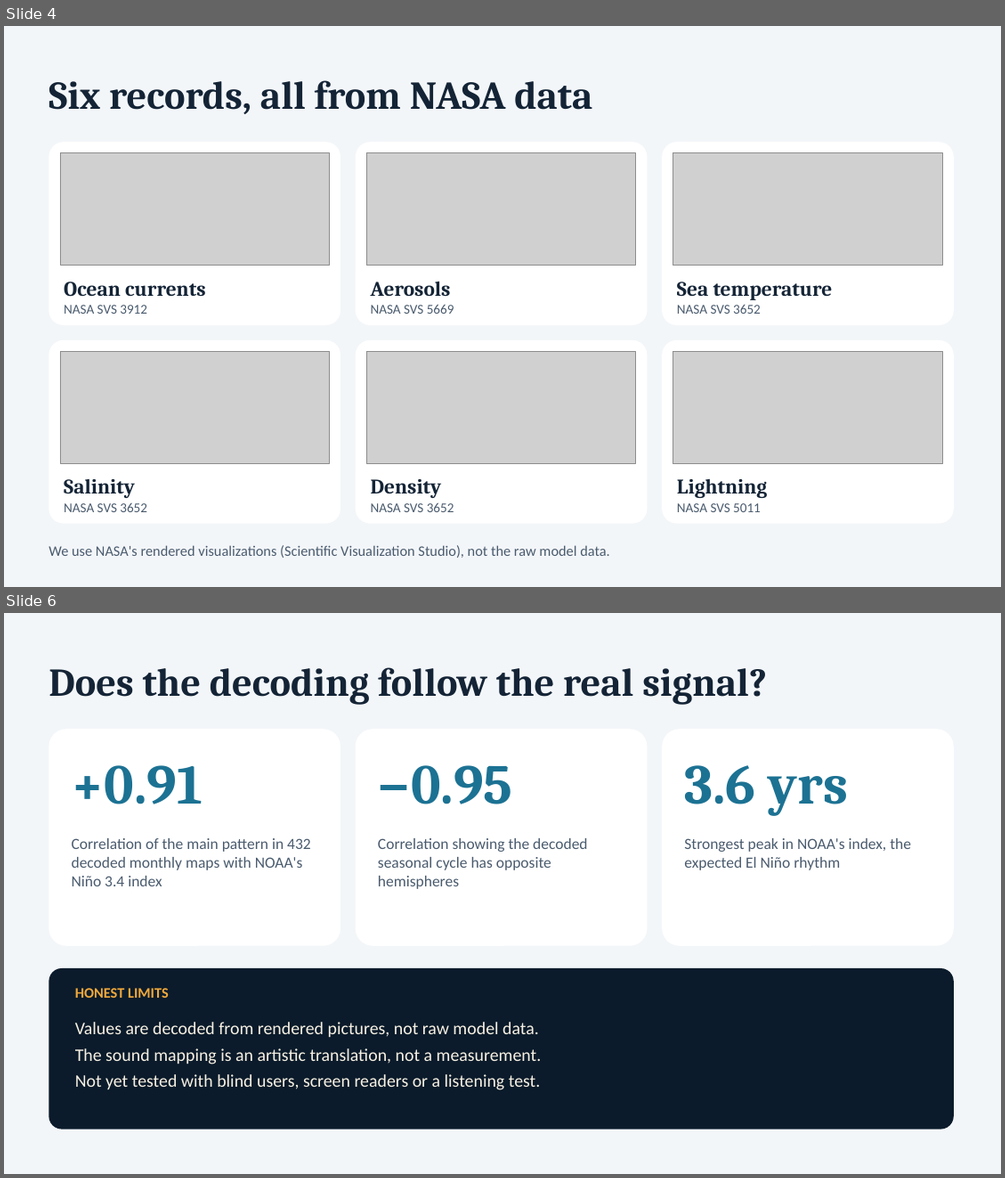
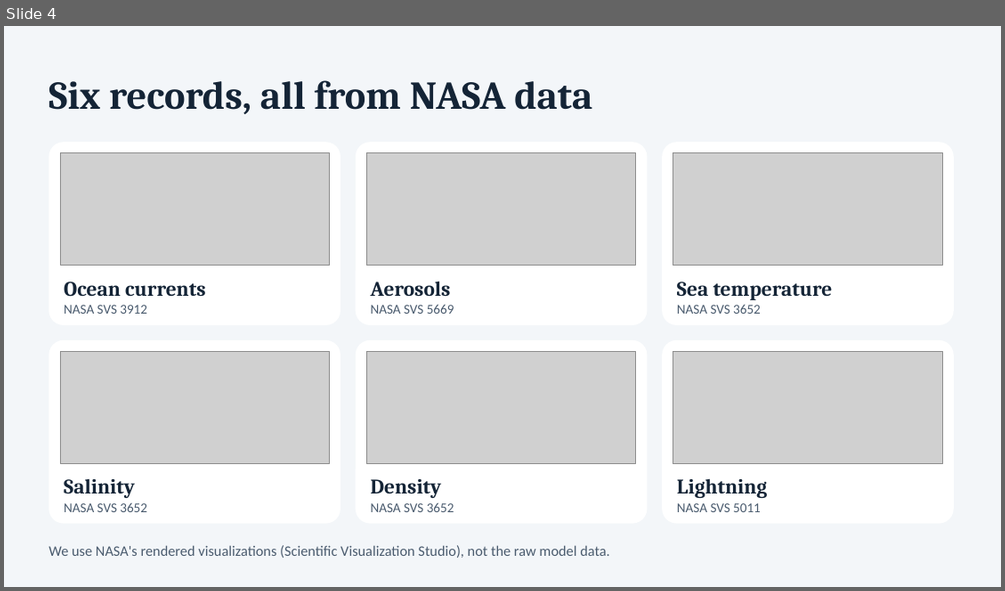
Before and after one commit to AstroPi-9/space-apps-challenge-earth-jukebox, a slide deck: Earth-Jukebox-demo-slides.pptx. Shown one above the other, each under a label of ours: slides 4 and 6 before the commit, slide 4 after it; the slides between them are not shown. The pictures are 1005x1178 and 1005x591 pixels, drawn with LibreOffice and Linux fonts; fonts in the diff are those of the drawing; grey boxes stand for pictures. Boxes give left, top, right and bottom in pixels: in the first picture for what was removed or moved away, otherwise in the second. Text is boxed around its words. In the diff, an @@ line names an element or a change of style, - is before the commit and + after.

```diff
--- a/Earth-Jukebox-demo-slides.pptx
+++ b/Earth-Jukebox-demo-slides.pptx
@@ slide 6 removed at (x1=4, y1=613, x2=1001, y2=1174), background #F3F6F9 @@
@@ text removed at (x1=48, y1=667, x2=767, y2=705) @@
-Does the decoding follow the real signal?
@@ rounded rectangle removed at (x1=48, y1=729, x2=340, y2=946) @@
@@ rounded rectangle removed at (x1=356, y1=729, x2=647, y2=946) @@
@@ rounded rectangle removed at (x1=662, y1=729, x2=954, y2=946) @@
@@ text removed at (x1=72, y1=765, x2=203, y2=804) @@
-+0.91
@@ text removed at (x1=378, y1=765, x2=513, y2=804) @@
-−0.95
@@ text removed at (x1=684, y1=765, x2=848, y2=816) @@
-3.6 yrs
@@ text removed at (x1=72, y1=838, x2=311, y2=886) @@
-Correlation of the main pattern in 432 decoded monthly maps with NOAA's Niño 3.4 index
@@ text removed at (x1=378, y1=838, x2=587, y2=889) @@
-Correlation showing the decoded seasonal cycle has opposite hemispheres
@@ text removed at (x1=684, y1=838, x2=911, y2=870) @@
-Strongest peak in NOAA's index, the expected El Niño rhythm
@@ rounded rectangle removed at (x1=48, y1=968, x2=954, y2=1129) @@
@@ text removed at (x1=75, y1=988, x2=169, y2=997) @@
-HONEST LIMITS
@@ text removed at (x1=75, y1=1022, x2=542, y2=1090) @@
-Values are decoded from rendered pictures, not raw model data.
-The sound mapping is an artistic translation, not a measurement.
-Not yet tested with blind users, screen readers or a listening test.
```
Also in this commit, not shown: 2 slides changed, 1 slide added, 1 other file.
